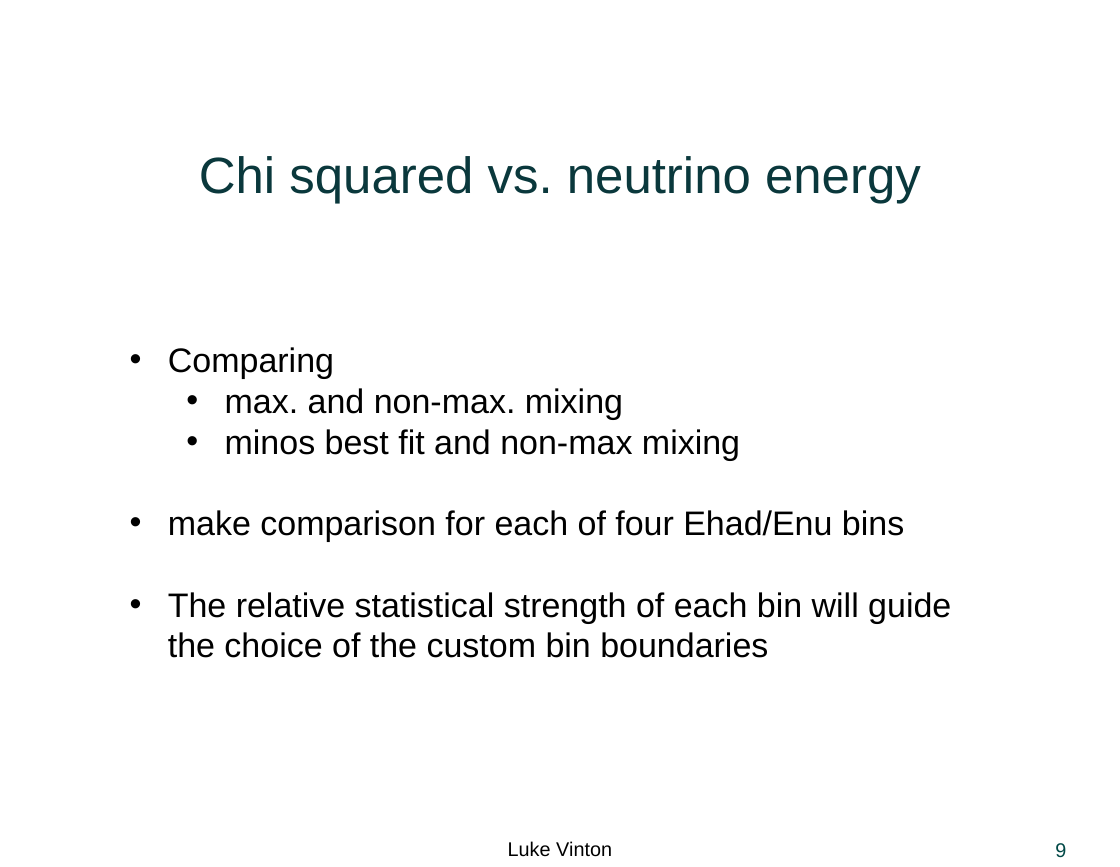
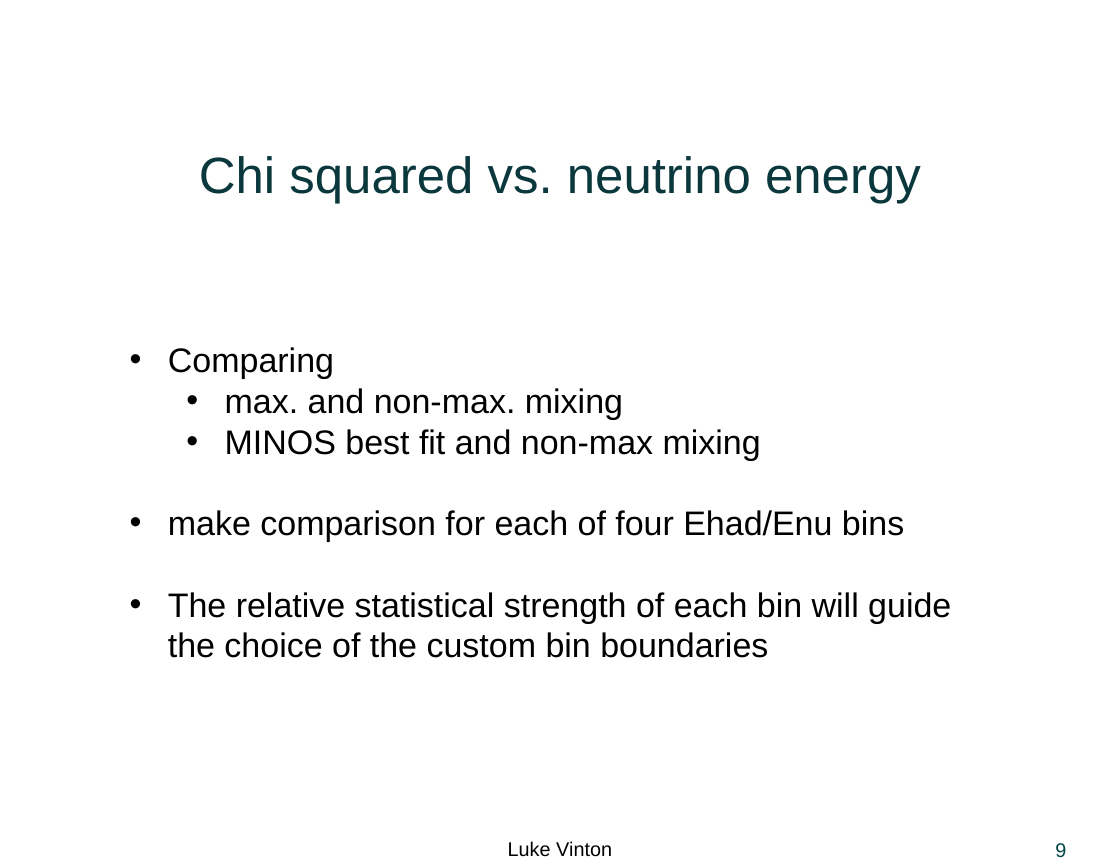
Before and after one commit to LukeJVinton/Thesis-, a slide deck: slide 9 of Presentations/NumuCollabMeeting_resBinning_energyBinShare_CustomBinning.pptx. Drawn at 1120x867 pixels with LibreOffice and Linux fonts; fonts in the diff are those of the drawing; background and template pictures are left out. Boxes give left, top, right and bottom in pixels: in the first picture for what was removed or moved away, otherwise in the second. Text is boxed around its words. In the diff, an @@ line names an element or a change of style, - is before the commit and + after.

```diff
--- a/Presentations/NumuCollabMeeting_resBinning_energyBinShare_CustomBinning.pptx
+++ b/Presentations/NumuCollabMeeting_resBinning_energyBinShare_CustomBinning.pptx
@@ text at box(225, 429, 761, 460): text changed @@
-  • minos best fit and non-max mixing
+  • MINOS best fit and non-max mixing
```
Also in this commit, not shown: 4 other slides changed, 17 slides added, 2 slides removed.
